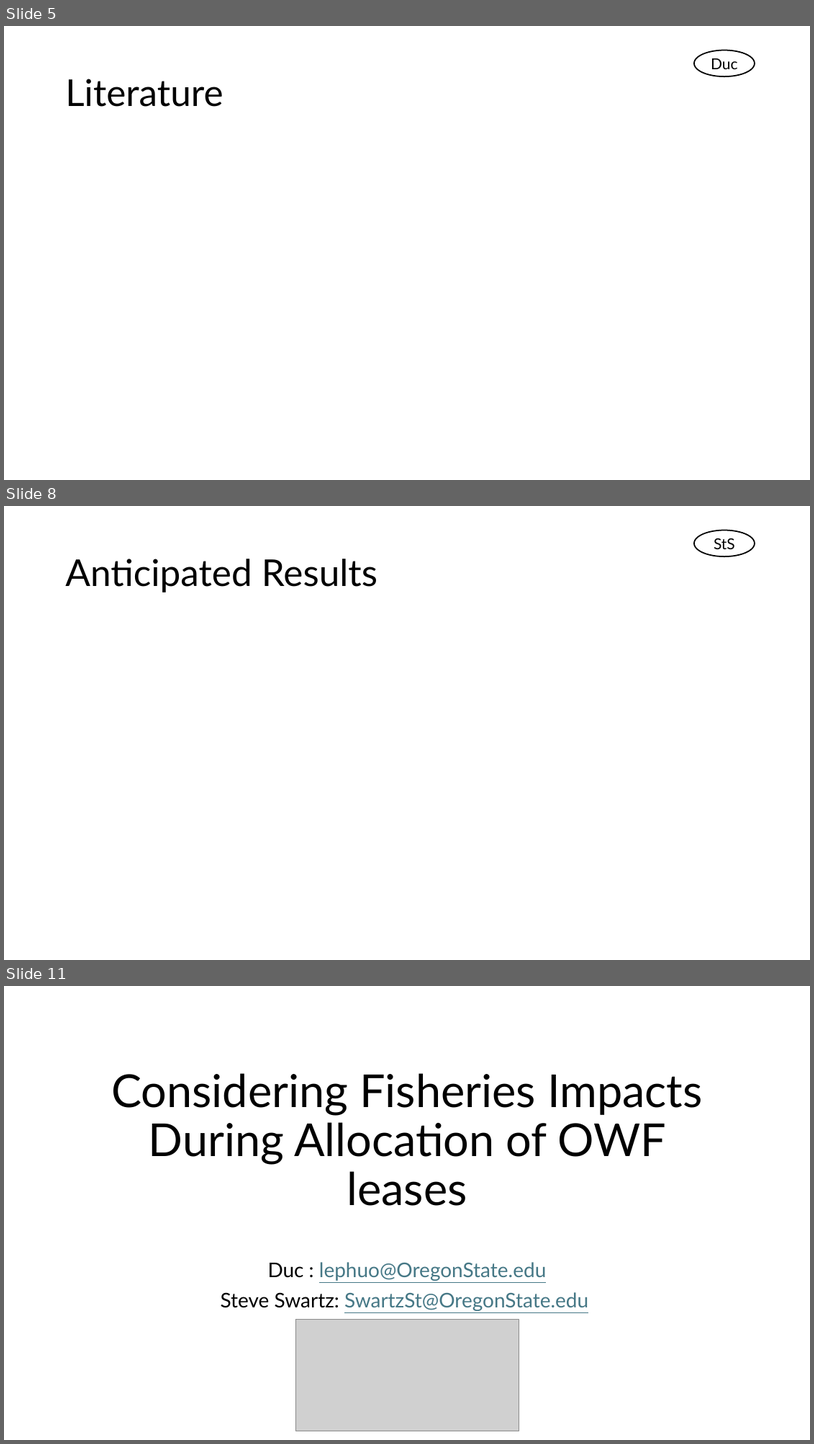
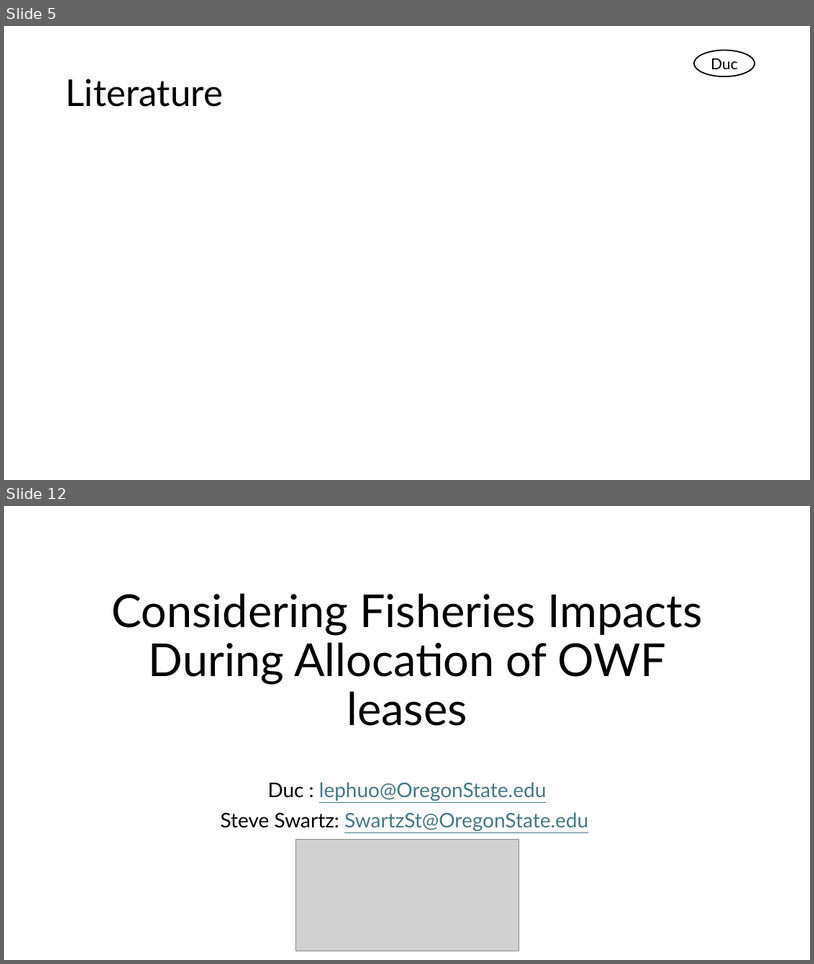
Before and after one commit to Duc1e/Wind-Turbine-Project-GEOG563, a slide deck: Documents/May Presentation.pptx. Shown one above the other, each under a label of ours: slides 5, 8 and 11 before the commit, slides 5 and 12 after it; the slides between them are not shown. The pictures are 814x1444 and 814x964 pixels, drawn with LibreOffice and Linux fonts; fonts in the diff are those of the drawing; grey boxes stand for pictures. Boxes give left, top, right and bottom in pixels: in the first picture for what was removed or moved away, otherwise in the second. Text is boxed around its words. In the diff, an @@ line names an element or a change of style, - is before the commit and + after.

```diff
--- a/Documents/May Presentation.pptx
+++ b/Documents/May Presentation.pptx
@@ slide 8 removed at (4,506,810,960), background #FFFFFF @@
@@ ellipse removed at (695,530,756,557) @@
-StS
@@ title removed at (65,559,378,592) @@
-Anticipated Results
@@ what was slide 11 is now slide 12 @@
```
Also in this commit, not shown: 6 slides added, 4 other slides removed.
